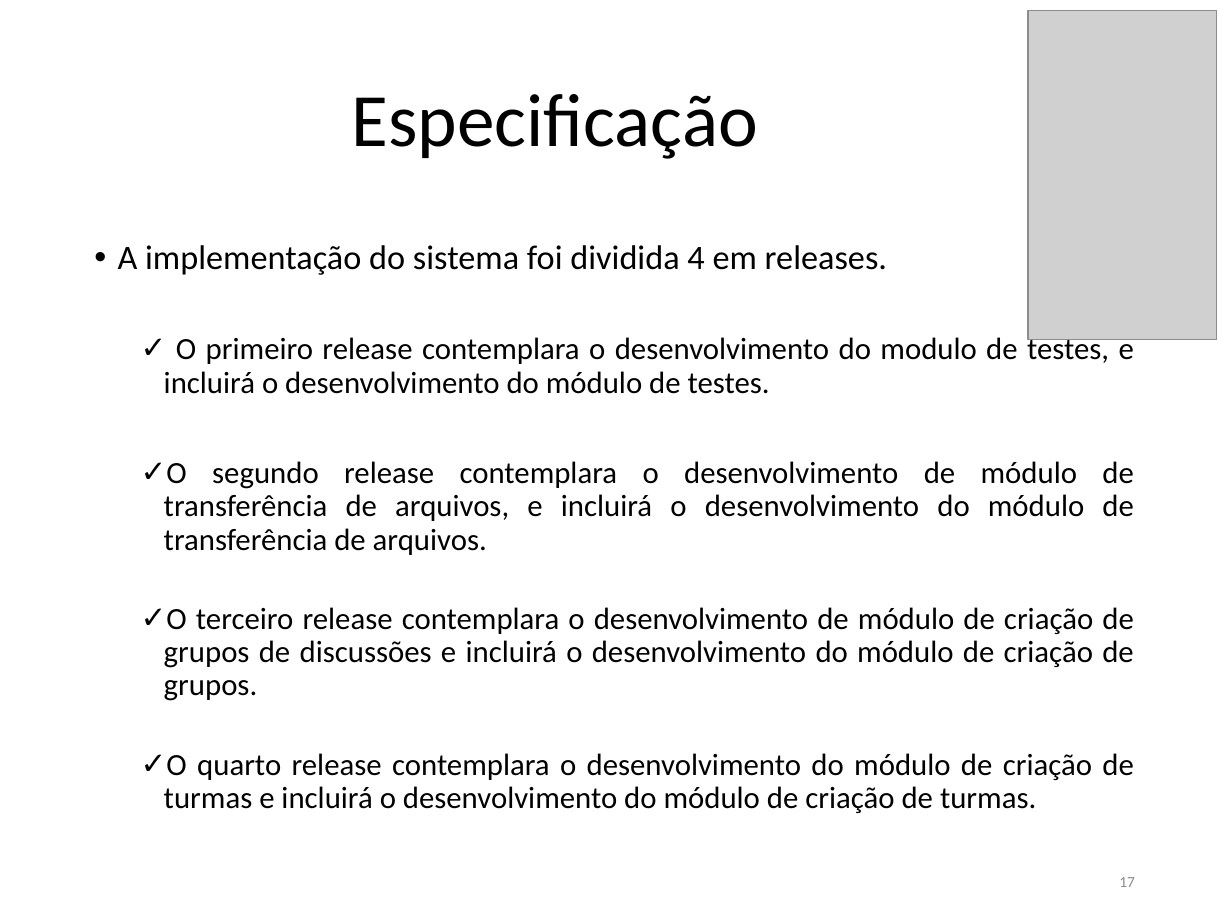
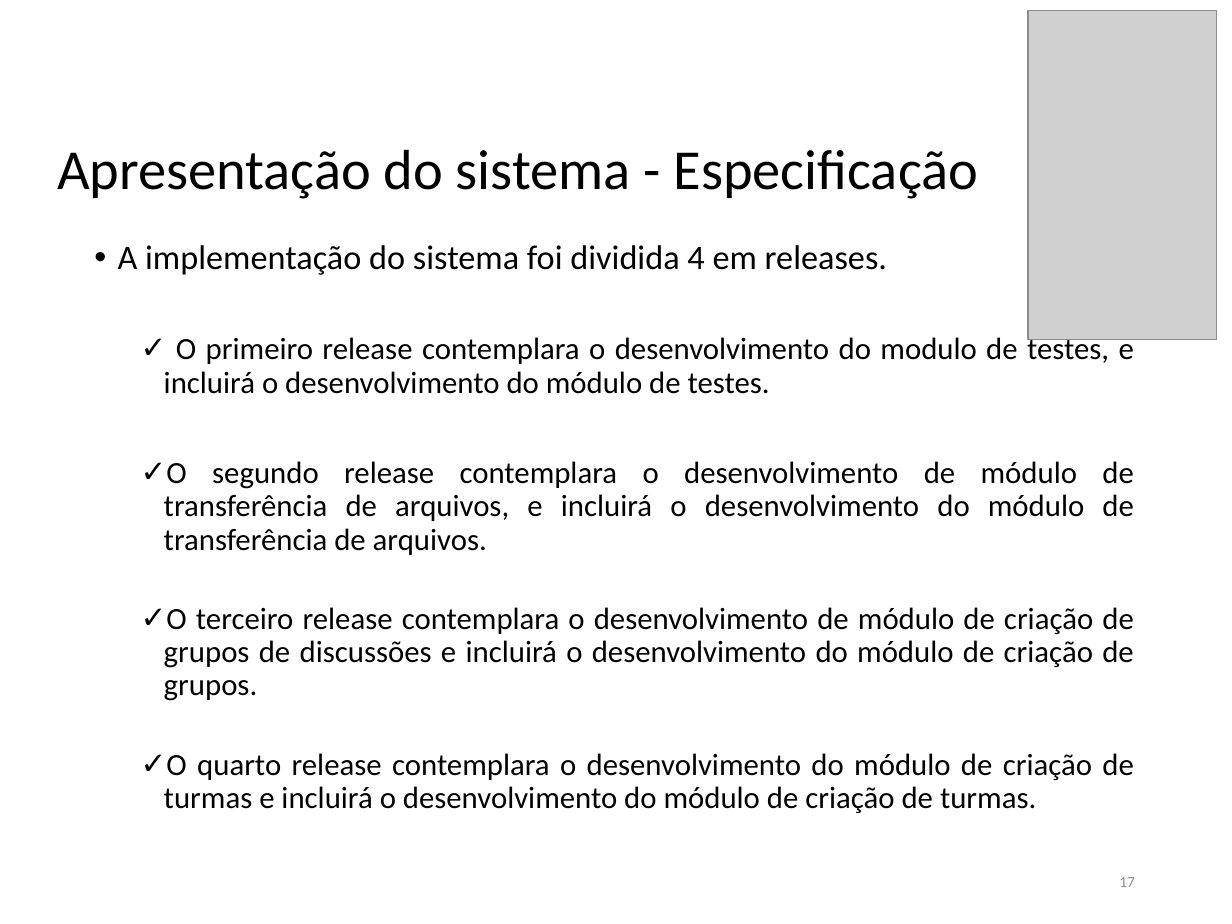
Before and after one commit to FatimaFerreiradeSousa/TCC-Mobile-Leaning, a slide deck: slide 17 of TCC - Documento/TCC II.pptx. Drawn at 1232x924 pixels with LibreOffice and Linux fonts; fonts in the diff are those of the drawing; grey boxes stand for pictures. Boxes give left, top, right and bottom in pixels: in the first picture for what was removed or moved away, otherwise in the second. Text is boxed around its words. In the diff, an @@ line names an element or a change of style, - is before the commit and + after.

```diff
--- a/TCC - Documento/TCC II.pptx
+++ b/TCC - Documento/TCC II.pptx
@@ title at (57,149,979,199): text changed; size 44 to 33 pt @@
-Especificação
+Apresentação do sistema - Especificação
```
Also in this commit, not shown: 18 other slides changed.
